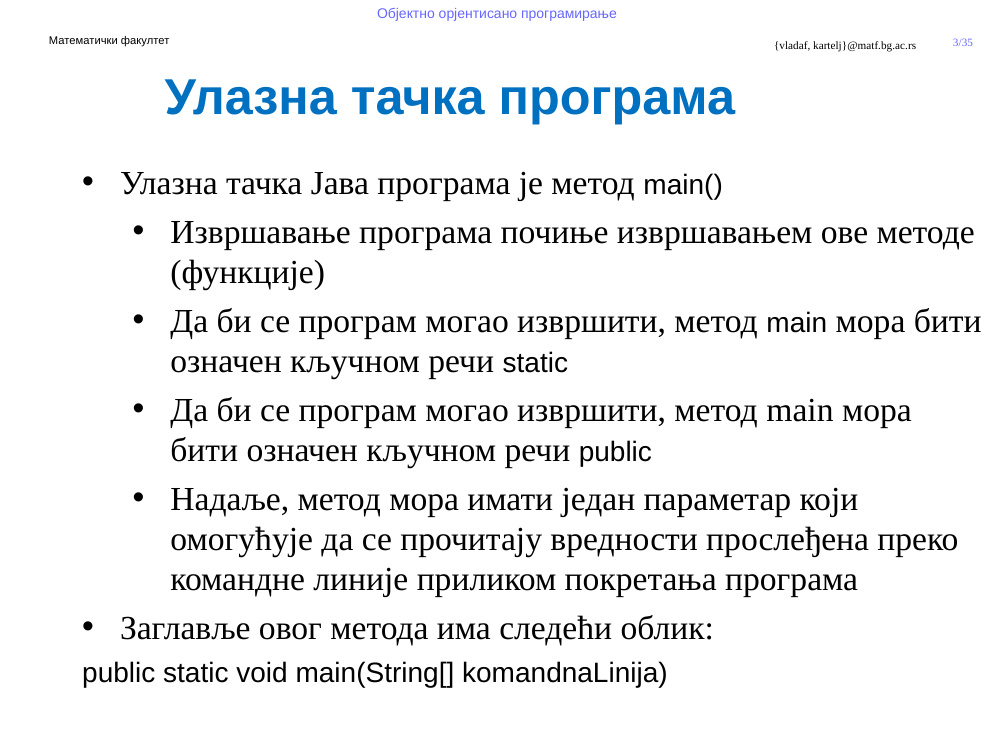
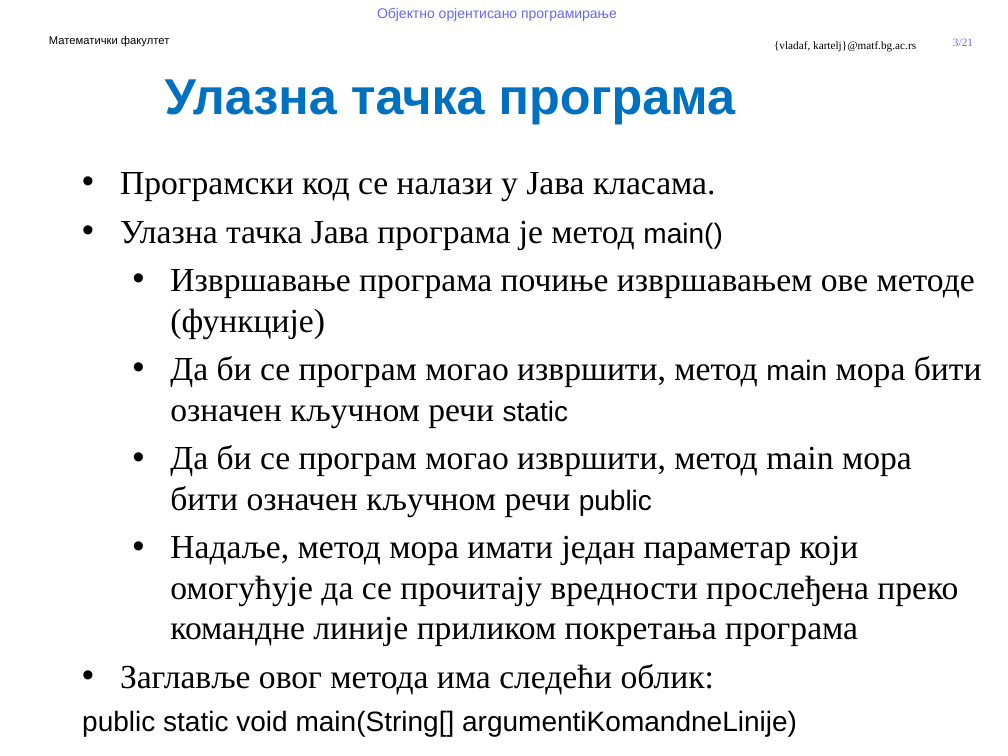
Before and after one commit to MatfOOP/OOP, a slide deck: slide 3 of predavanja/prezentacije/OOP07-1-Predefinisani tipovi u Javi.pptx. Drawn at 1008x756 pixels with LibreOffice and Linux fonts; fonts in the diff are those of the drawing; background and template pictures are left out. Boxes give left, top, right and bottom in pixels: in the first picture for what was removed or moved away, otherwise in the second. Text is boxed around its words. In the diff, an @@ line names an element or a change of style, - is before the commit and + after.

```diff
--- a/predavanja/prezentacije/OOP07-1-Predefinisani tipovi u Javi.pptx
+++ b/predavanja/prezentacije/OOP07-1-Predefinisani tipovi u Javi.pptx
@@ page number at box(953, 38, 973, 46): text changed @@
-3/35
+3/21
@@ text at box(120, 172, 715, 200): paragraph added @@
+• Програмски код се налази у Јава класама.
@@ text at box(82, 710, 797, 736): text changed @@
-public static void main(String[] komandnaLinija)
+public static void main(String[] argumentiKomandneLinije)
```
Also in this commit, not shown: 17 slides added, 1 slide removed, 5 other files.
